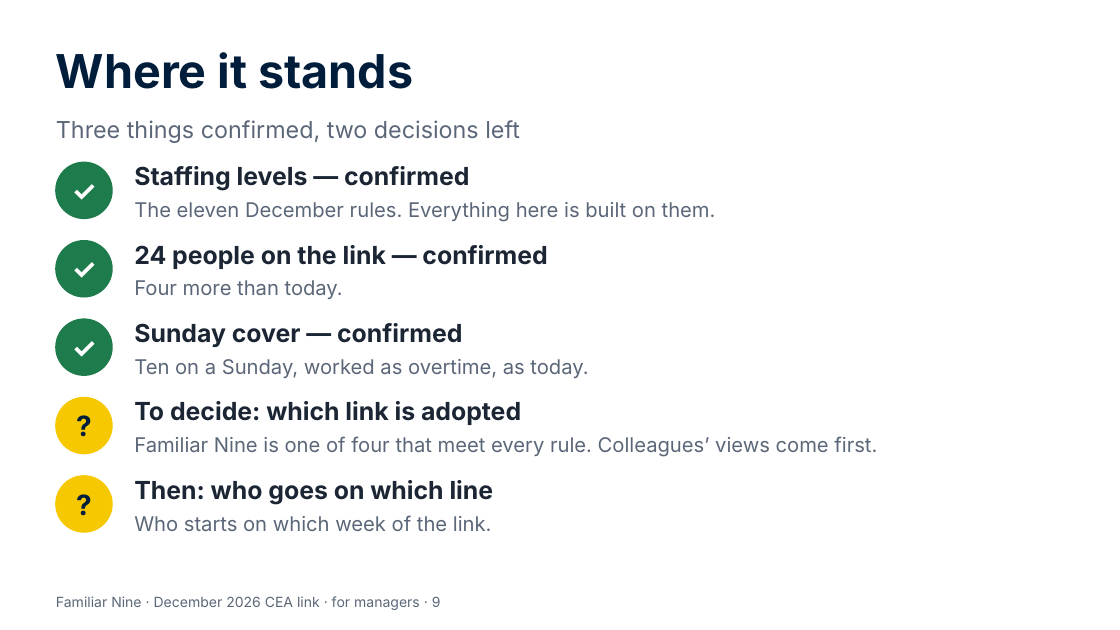
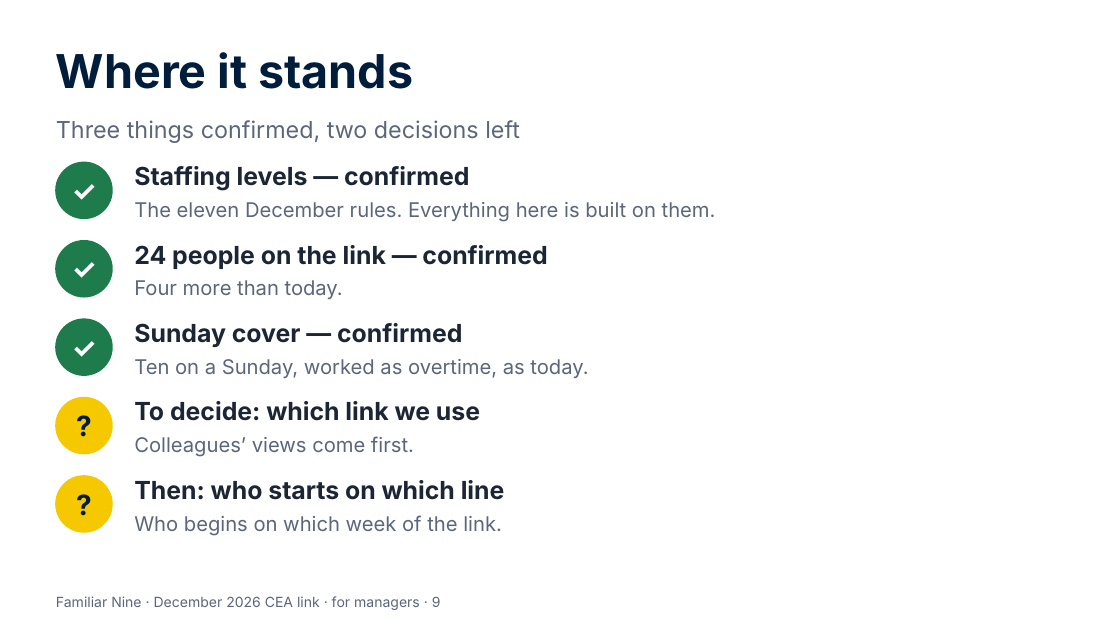
Before and after one commit to Garethdavidmiller/roster-app, a slide deck: slide 9 of docs/proposals/presentations/Familiar-Nine-for-managers.pptx. Drawn at 1120x630 pixels with LibreOffice and Linux fonts; fonts in the diff are those of the drawing. Boxes give left, top, right and bottom in pixels: in the first picture for what was removed or moved away, otherwise in the second. Text is boxed around its words. In the diff, an @@ line names an element or a change of style, - is before the commit and + after.

```diff
--- a/docs/proposals/presentations/Familiar-Nine-for-managers.pptx
+++ b/docs/proposals/presentations/Familiar-Nine-for-managers.pptx
@@ text at bbox=[134, 401, 480, 421]: text changed @@
-To decide: which link is adopted
+To decide: which link we use
@@ text at bbox=[134, 436, 414, 457]: text changed @@
-Familiar Nine is one of four that meet every rule. Colleagues’ views come first.
+Colleagues’ views come first.
@@ text at bbox=[134, 480, 505, 500]: text changed @@
-Then: who goes on which line
+Then: who starts on which line
@@ text at bbox=[134, 515, 502, 536]: text changed @@
-Who starts on which week of the link.
+Who begins on which week of the link.
```
Also in this commit, not shown: 3 other slides changed, 1 slide added, 1 slide removed, 4 other files.
